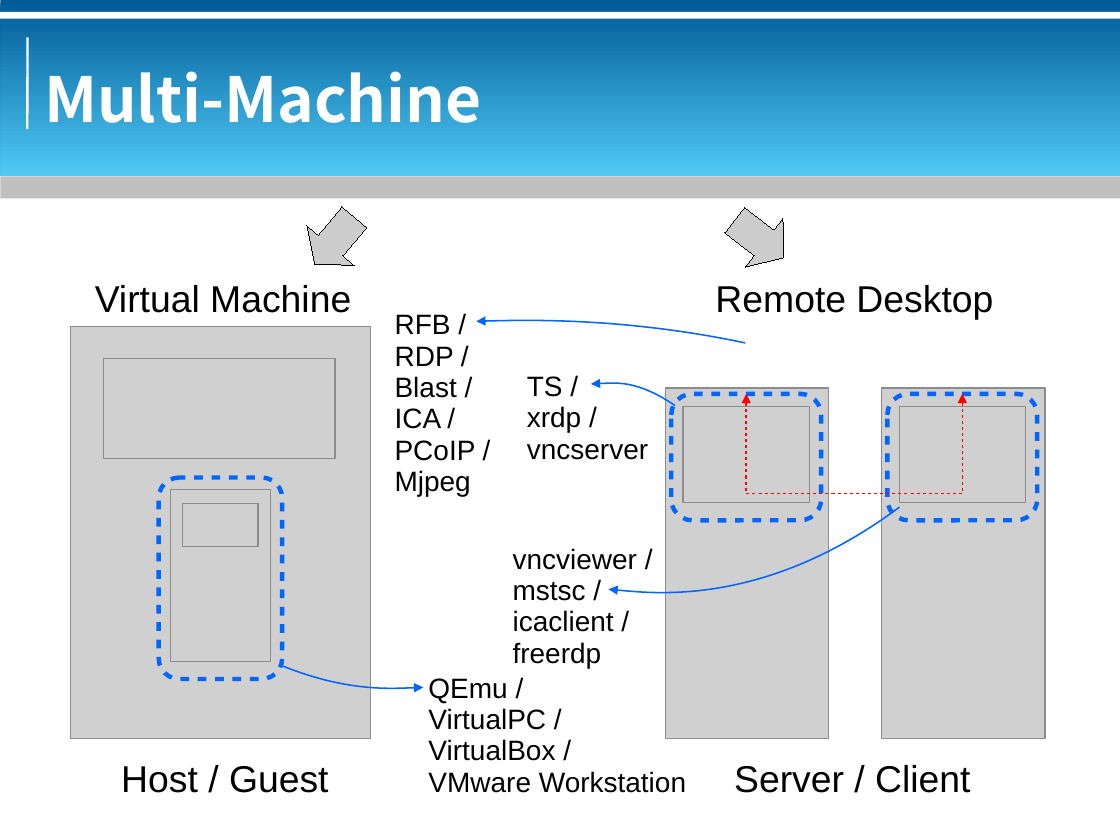
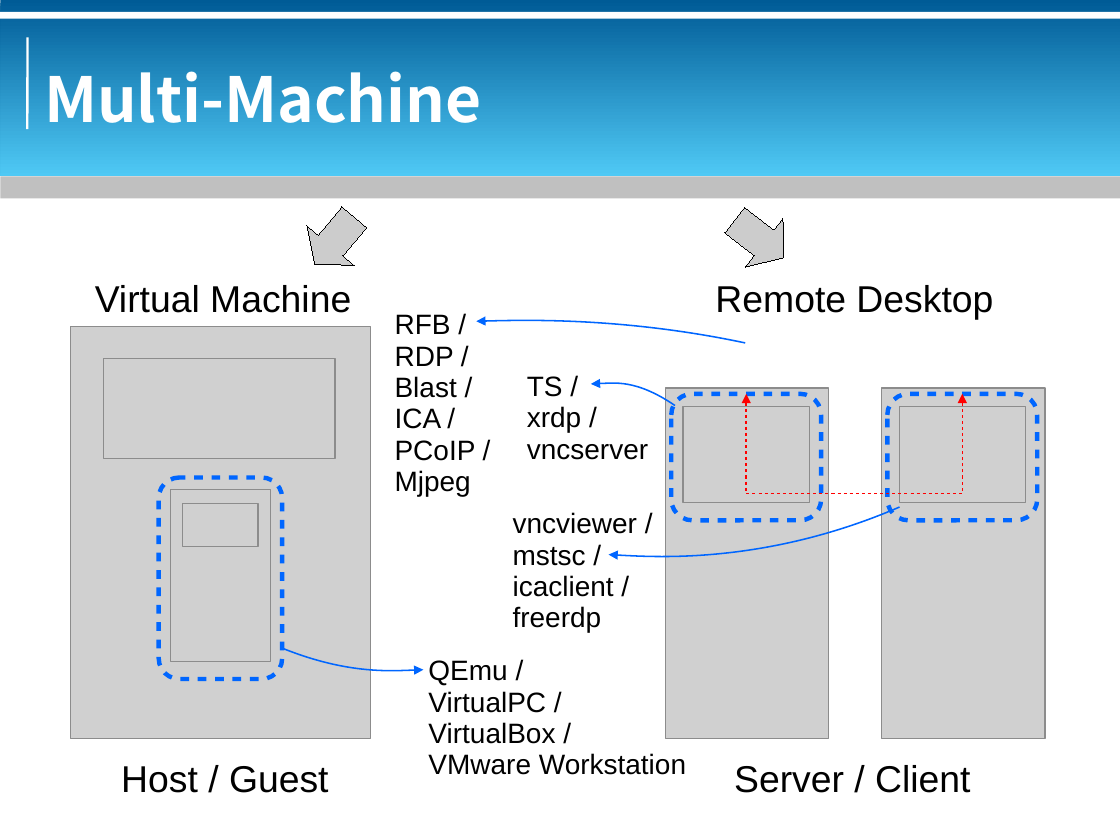
Before and after one commit to bluebat/.presentations, a slide deck: slide 6 of vdi-historical-overview.odp. Drawn at 1120x840 pixels with LibreOffice and Linux fonts; fonts in the diff are those of the drawing; grey boxes stand for pictures; background and template pictures are left out. Boxes give left, top, right and bottom in pixels: in the first picture for what was removed or moved away, otherwise in the second. Text is boxed around its words. In the diff, an @@ line names an element or a change of style, - is before the commit and + after.

```diff
--- a/vdi-historical-overview.odp
+++ b/vdi-historical-overview.odp
@@ text "vncviewer /": place and size @@
-text "vncviewer /" at [513,548,637,668]
+text "vncviewer /" at [513,512,637,632]
@@ freeform shape: place and size @@
-freeform shape at [608,507,899,591]
+freeform shape at [608,507,899,556]
@@ freeform shape: place and size @@
-freeform shape at [282,665,423,688]
+freeform shape at [282,648,423,671]
@@ text "QEmu /": place and size @@
-text "QEmu /" at [428,678,686,793]
+text "QEmu /" at [428,660,686,775]
```
Also in this commit, not shown: 1 other slide changed, 1 other file.
